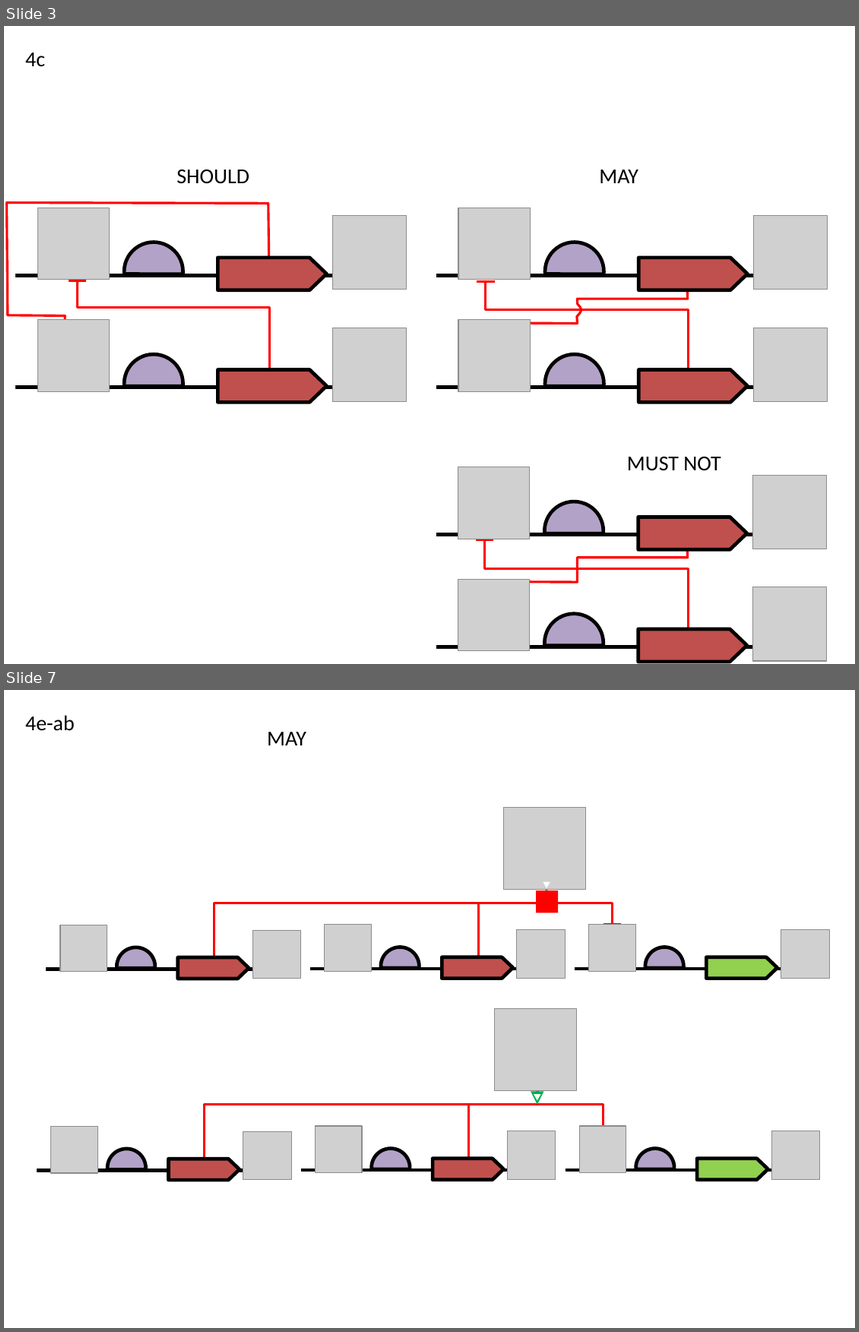
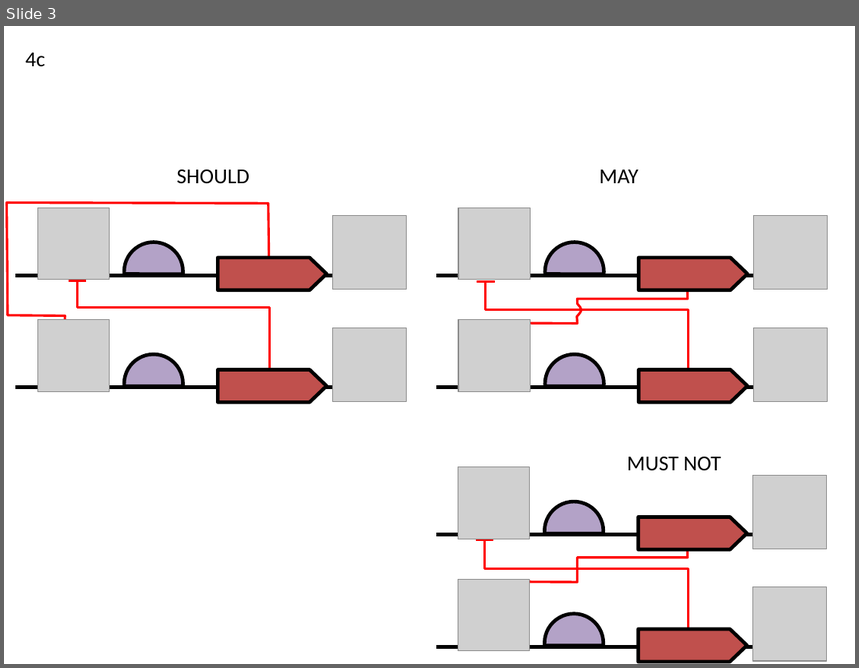
Before and after one commit to SynBioDex/SBOL-visual, a slide deck: specification/imgsrc/4.pptx. Shown one above the other, each under a label of ours: slides 3 and 7 before the commit, slide 3 after it; the slides between them are not shown. The pictures are 859x1332 and 859x668 pixels, drawn with LibreOffice and Linux fonts; fonts in the diff are those of the drawing; grey boxes stand for pictures. Boxes give left, top, right and bottom in pixels: in the first picture for what was removed or moved away, otherwise in the second. Text is boxed around its words. In the diff, an @@ line names an element or a change of style, - is before the commit and + after.

```diff
--- a/specification/imgsrc/4.pptx
+++ b/specification/imgsrc/4.pptx
@@ slide 7 removed at box(4, 690, 855, 1328), background #FFFFFF @@
@@ text removed at box(25, 715, 75, 731) @@
-4e-ab
@@ text removed at box(267, 732, 306, 745) @@
-MAY
@@ group removed at box(46, 808, 829, 986): 7 pictures, 4 lines, 3 right arrows, 3 chord (boxed as its full ellipse)s, 2 elbow lines, 1 arrow, 1 triangle, 1 rectangle @@
@@ group removed at box(37, 1008, 820, 1187): 7 pictures, 4 lines, 3 right arrows, 3 chord (boxed as its full ellipse)s, 2 elbow lines, 1 arrow, 1 triangle @@
```
Also in this commit, not shown: 4 slides changed, 4 slides added, 13 other files.
